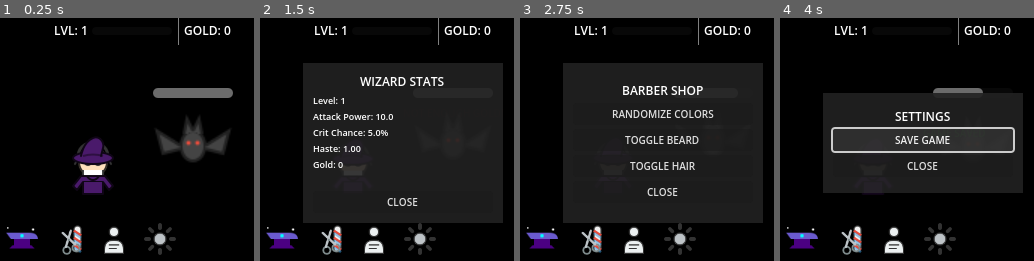
Above: before the commit, frames 1-4 (left to right).
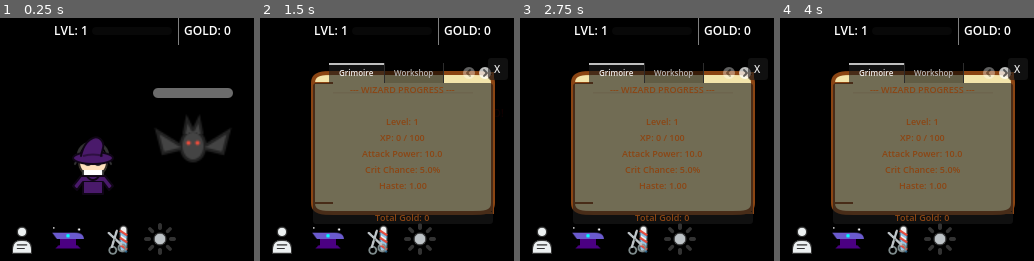
Above: after the commit, the same moments.

Repository: dgcarlucci/cast-lock
Game: Godot game, scene res://scenes/Main.tscn
Two runs of this game, one before a commit and one after it. Both use one fixed random seed, a clock stepped at 60 frames per second and the inputs below.
Inputs (mouse positions are in pixels of both pictures, inside the frame that each line leads up to; where the layout moved, square brackets give the same spot in the first picture):
- Up to frame 1 (0.25 s): no input
- Up to frame 2 (1.5 s): click (328, 239) [282, 239] at 0.5 s; click (282, 239) [374, 239] at 1.25 s
- Up to frame 3 (2.75 s): click (634, 239) [588, 239] at 2 s
- Up to frame 4 (4 s): click (940, 239) at 2.75 s; click (922, 139) at 3.5 s, where only the run before the commit has a clickable "SAVE GAME"

The runs differ from the first frame. In frame 1, 2.7% of the frame differs, in the area x 2-51%, y 85-98%; in frame 2, 51%, in the area x 2-96%, y 18-98%; in frame 3, 51%; in frame 4, 48%.

Commit message:
feat: unify UI into a central Grimoire book interface

Diff:
--- /dev/null
+++ b/resources/parchment_bg.svg
@@ -0,0 +1,11 @@
+<svg width="256" height="256" viewBox="0 0 256 256" fill="none" xmlns="http://www.w3.org/2000/svg">
+  <!-- Parchment/Paper texture -->
+  <path d="M20 30C20 20 30 20 40 20H216C226 20 236 20 236 30V226C236 236 226 236 216 236H40C30 236 20 236 20 226V30Z" fill="#f3e5ab" stroke="#8b4513" stroke-width="4"/>
+  <!-- Decorative corners -->
+  <path d="M20 50V30H40" stroke="#8b4513" stroke-width="2"/>
+  <path d="M216 20H236V40" stroke="#8b4513" stroke-width="2"/>
+  <path d="M20 206V226H40" stroke="#8b4513" stroke-width="2"/>
+  <path d="M216 236H236V216" stroke="#8b4513" stroke-width="2"/>
+  <!-- Subtle line details -->
+  <path d="M40 40H216" stroke="#8b4513" stroke-width="1" opacity="0.2"/>
+</svg>
--- a/scenes/UI_Overlay.tscn
+++ b/scenes/UI_Overlay.tscn
@@ -1,10 +1,11 @@
-[gd_scene load_steps=6 format=3]
+[gd_scene load_steps=7 format=3]
 
 [ext_resource type="Script" path="res://scripts/UI_Overlay.gd" id="1_x8b7o"]
 [ext_resource type="Texture2D" path="res://resources/anvil_icon.svg" id="2_j8b7n"]
 [ext_resource type="Texture2D" path="res://resources/barber_icon.svg" id="3_barber"]
 [ext_resource type="Texture2D" path="res://resources/stats_icon.svg" id="4_stats"]
 [ext_resource type="Texture2D" path="res://resources/gear_icon.svg" id="5_gear"]
+[ext_resource type="Texture2D" path="res://resources/parchment_bg.svg" id="6_bg"]
 
 [node name="UI_Overlay" type="Control"]
 layout_mode = 3
@@ -25,6 +26,7 @@
 
 [node name="LevelLabel" type="Label" parent="TopBar"]
 layout_mode = 2
+theme_override_colors/font_shadow_color = Color(0, 0, 0, 1)
 theme_override_font_sizes/font_size = 12
 text = "LVL: 1"
 
@@ -40,6 +42,7 @@
 
 [node name="GoldLabel" type="Label" parent="TopBar"]
 layout_mode = 2
+theme_override_colors/font_shadow_color = Color(0, 0, 0, 1)
 theme_override_font_sizes/font_size = 12
 text = "GOLD: 0"
 
@@ -55,6 +58,13 @@
 grow_vertical = 0
 theme_override_constants/separation = 8
 
+[node name="StatsButton" type="TextureButton" parent="ActionTray"]
+custom_minimum_size = Vector2(38, 38)
+layout_mode = 2
+texture_normal = ExtResource("4_stats")
+ignore_texture_size = true
+stretch_mode = 5
+
 [node name="CraftButton" type="TextureButton" parent="ActionTray"]
 custom_minimum_size = Vector2(38, 38)
 layout_mode = 2
@@ -66,13 +76,6 @@
 custom_minimum_size = Vector2(38, 38)
 layout_mode = 2
 texture_normal = ExtResource("3_barber")
-ignore_texture_size = true
-stretch_mode = 5
-
-[node name="StatsButton" type="TextureButton" parent="ActionTray"]
-custom_minimum_size = Vector2(38, 38)
-layout_mode = 2
-texture_normal = ExtResource("4_stats")
 ignore_texture_size = true
 stretch_mode = 5
 
@@ -102,16 +105,7 @@
 grow_horizontal = 2
 grow_vertical = 2
 
-[node name="Overlays" type="Control" parent="."]
-layout_mode = 1
-anchors_preset = 15
-anchor_right = 1.0
-anchor_bottom = 1.0
-grow_horizontal = 2
-grow_vertical = 2
-mouse_filter = 2
-
-[node name="CustomizationPanel" type="ColorRect" parent="Overlays"]
+[node name="Grimoire" type="Control" parent="."]
 visible = false
 layout_mode = 1
 anchors_preset = 8
@@ -119,198 +113,123 @@
 anchor_top = 0.5
 anchor_right = 0.5
 anchor_bottom = 0.5
-offset_left = -100.0
-offset_top = -80.0
-offset_right = 100.0
-offset_bottom = 80.0
-grow_horizontal = 2
-grow_vertical = 2
-color = Color(0.129412, 0.129412, 0.129412, 0.901961)
-
-[node name="VBox" type="VBoxContainer" parent="Overlays/CustomizationPanel"]
+offset_left = -110.0
+offset_top = -90.0
+offset_right = 110.0
+offset_bottom = 90.0
+grow_horizontal = 2
+grow_vertical = 2
+
+[node name="Background" type="NinePatchRect" parent="Grimoire"]
 layout_mode = 1
 anchors_preset = 15
 anchor_right = 1.0
 anchor_bottom = 1.0
-offset_left = 10.0
-offset_top = 10.0
-offset_right = -10.0
-offset_bottom = -10.0
-grow_horizontal = 2
-grow_vertical = 2
+grow_horizontal = 2
+grow_vertical = 2
+texture = ExtResource("6_bg")
+patch_margin_left = 40
+patch_margin_top = 40
+patch_margin_right = 40
+patch_margin_bottom = 40
+
+[node name="Margin" type="MarginContainer" parent="Grimoire"]
+layout_mode = 1
+anchors_preset = 15
+anchor_right = 1.0
+anchor_bottom = 1.0
+grow_horizontal = 2
+grow_vertical = 2
+theme_override_constants/margin_left = 20
+theme_override_constants/margin_top = 20
+theme_override_constants/margin_right = 20
+theme_override_constants/margin_bottom = 20
+
+[node name="TabContainer" type="TabContainer" parent="Grimoire/Margin"]
+layout_mode = 2
+theme_override_font_sizes/font_size = 8
+tab_alignment = 1
+
+[node name="Grimoire" type="VBoxContainer" parent="Grimoire/Margin/TabContainer"]
+layout_mode = 2
+
+[node name="StatsLabel" type="Label" parent="Grimoire/Margin/TabContainer/Grimoire"]
+layout_mode = 2
+theme_override_colors/font_color = Color(0.545098, 0.270588, 0.0745098, 1)
+theme_override_font_sizes/font_size = 9
+text = "Level: 1
+Atk: 10
+Crit: 5%"
+horizontal_alignment = 1
+
+[node name="Workshop" type="VBoxContainer" parent="Grimoire/Margin/TabContainer"]
+visible = false
+layout_mode = 2
+
+[node name="CraftButtonInside" type="Button" parent="Grimoire/Margin/TabContainer/Workshop"]
+layout_mode = 2
+theme_override_font_sizes/font_size = 10
+text = "CRAFT ITEM (10G)"
+
+[node name="LootLogLabel" type="Label" parent="Grimoire/Margin/TabContainer/Workshop"]
+layout_mode = 2
+size_flags_vertical = 3
+theme_override_colors/font_color = Color(0.545098, 0.270588, 0.0745098, 1)
+theme_override_font_sizes/font_size = 8
+text = "- No recent loot"
+horizontal_alignment = 1
+vertical_alignment = 1
+
+[node name="Barber" type="VBoxContainer" parent="Grimoire/Margin/TabContainer"]
+visible = false
+layout_mode = 2
 alignment = 1
 
-[node name="Label" type="Label" parent="Overlays/CustomizationPanel/VBox"]
-layout_mode = 2
-theme_override_font_sizes/font_size = 12
-text = "BARBER SHOP"
-horizontal_alignment = 1
-
-[node name="RandomizeButton" type="Button" parent="Overlays/CustomizationPanel/VBox"]
+[node name="RandomizeButton" type="Button" parent="Grimoire/Margin/TabContainer/Barber"]
+layout_mode = 2
+theme_override_font_sizes/font_size = 9
+text = "RANDOMIZE COLORS"
+
+[node name="BeardToggle" type="Button" parent="Grimoire/Margin/TabContainer/Barber"]
+layout_mode = 2
+theme_override_font_sizes/font_size = 9
+text = "TOGGLE BEARD"
+
+[node name="HairToggle" type="Button" parent="Grimoire/Margin/TabContainer/Barber"]
+layout_mode = 2
+theme_override_font_sizes/font_size = 9
+text = "TOGGLE HAIR"
+
+[node name="Library" type="VBoxContainer" parent="Grimoire/Margin/TabContainer"]
+visible = false
+layout_mode = 2
+alignment = 1
+
+[node name="SaveButton" type="Button" parent="Grimoire/Margin/TabContainer/Library"]
 layout_mode = 2
 theme_override_font_sizes/font_size = 10
-text = "RANDOMIZE COLORS"
-
-[node name="BeardToggle" type="Button" parent="Overlays/CustomizationPanel/VBox"]
-layout_mode = 2
-theme_override_font_sizes/font_size = 10
-text = "TOGGLE BEARD"
-
-[node name="HairToggle" type="Button" parent="Overlays/CustomizationPanel/VBox"]
-layout_mode = 2
-theme_override_font_sizes/font_size = 10
-text = "TOGGLE HAIR"
-
-[node name="CloseButton" type="Button" parent="Overlays/CustomizationPanel/VBox"]
-layout_mode = 2
-theme_override_font_sizes/font_size = 10
-text = "CLOSE"
-
-[node name="StatsPanel" type="ColorRect" parent="Overlays"]
-visible = false
-layout_mode = 1
-anchors_preset = 8
-anchor_left = 0.5
-anchor_top = 0.5
-anchor_right = 0.5
-anchor_bottom = 0.5
-offset_left = -100.0
-offset_top = -80.0
-offset_right = 100.0
-offset_bottom = 80.0
-grow_horizontal = 2
-grow_vertical = 2
-color = Color(0.129412, 0.129412, 0.129412, 0.901961)
-
-[node name="VBox" type="VBoxContainer" parent="Overlays/StatsPanel"]
-layout_mode = 1
-anchors_preset = 15
-anchor_right = 1.0
-anchor_bottom = 1.0
-offset_left = 10.0
-offset_top = 10.0
-offset_right = -10.0
-offset_bottom = -10.0
-grow_horizontal = 2
-grow_vertical = 2
-
-[node name="Title" type="Label" parent="Overlays/StatsPanel/VBox"]
-layout_mode = 2
-theme_override_font_sizes/font_size = 12
-text = "WIZARD STATS"
-horizontal_alignment = 1
-
-[node name="Scroll" type="ScrollContainer" parent="Overlays/StatsPanel/VBox"]
-layout_mode = 2
-size_flags_vertical = 3
-
-[node name="StatsLabel" type="Label" parent="Overlays/StatsPanel/VBox/Scroll"]
-layout_mode = 2
-theme_override_font_sizes/font_size = 9
-text = "Atk: 10
-Crit: 5%
-Haste: 1.0"
-
-[node name="CloseButton" type="Button" parent="Overlays/StatsPanel/VBox"]
-layout_mode = 2
-theme_override_font_sizes/font_size = 10
-text = "CLOSE"
-
-[node name="CraftingPanel" type="ColorRect" parent="Overlays"]
-visible = false
-layout_mode = 1
-anchors_preset = 3
+text = "SAVE GAME"
+
+[node name="CloseButton" type="Button" parent="Grimoire"]
+layout_mode = 1
+anchors_preset = 1
 anchor_left = 1.0
-anchor_top = 1.0
-anchor_right = 1.0
-anchor_bottom = 1.0
-offset_left = -140.0
-offset_top = -120.0
-offset_right = -10.0
-offset_bottom = -10.0
-grow_horizontal = 0
-grow_vertical = 0
-color = Color(0.129412, 0.129412, 0.129412, 0.627451)
-
-[node name="VBox" type="VBoxContainer" parent="Overlays/CraftingPanel"]
-layout_mode = 1
-anchors_preset = 15
-anchor_right = 1.0
-anchor_bottom = 1.0
-offset_left = 5.0
+anchor_right = 1.0
+offset_left = -25.0
 offset_top = 5.0
 offset_right = -5.0
-offset_bottom = -5.0
-grow_horizontal = 2
-grow_vertical = 2
-
-[node name="Label" type="Label" parent="Overlays/CraftingPanel/VBox"]
-layout_mode = 2
+offset_bottom = 25.0
+grow_horizontal = 0
 theme_override_font_sizes/font_size = 10
-text = "RECENT CRAFTS"
-horizontal_alignment = 1
-
-[node name="LootLogLabel" type="Label" parent="Overlays/CraftingPanel/VBox"]
-layout_mode = 2
-size_flags_vertical = 3
-theme_override_constants/line_spacing = -2
-theme_override_font_sizes/font_size = 8
-text = "- None"
-vertical_alignment = 2
-
-[node name="SettingsPanel" type="ColorRect" parent="Overlays"]
-visible = false
-layout_mode = 1
-anchors_preset = 8
-anchor_left = 0.5
-anchor_top = 0.5
-anchor_right = 0.5
-anchor_bottom = 0.5
-offset_left = -100.0
-offset_top = -50.0
-offset_right = 100.0
-offset_bottom = 50.0
-grow_horizontal = 2
-grow_vertical = 2
-color = Color(0.129412, 0.129412, 0.129412, 0.901961)
-
-[node name="VBox" type="VBoxContainer" parent="Overlays/SettingsPanel"]
-layout_mode = 1
-anchors_preset = 15
-anchor_right = 1.0
-anchor_bottom = 1.0
-offset_left = 10.0
-offset_top = 10.0
-offset_right = -10.0
-offset_bottom = -10.0
-grow_horizontal = 2
-grow_vertical = 2
-alignment = 1
-
-[node name="Label" type="Label" parent="Overlays/SettingsPanel/VBox"]
-layout_mode = 2
-theme_override_font_sizes/font_size = 12
-text = "SETTINGS"
-horizontal_alignment = 1
-
-[node name="SaveButton" type="Button" parent="Overlays/SettingsPanel/VBox"]
-layout_mode = 2
-theme_override_font_sizes/font_size = 10
-text = "SAVE GAME"
-
-[node name="CloseButton" type="Button" parent="Overlays/SettingsPanel/VBox"]
-layout_mode = 2
-theme_override_font_sizes/font_size = 10
-text = "CLOSE"
-
+text = "X"
+
+[connection signal="pressed" from="ActionTray/StatsButton" to="." method="_on_stats_button_pressed"]
 [connection signal="pressed" from="ActionTray/CraftButton" to="." method="_on_craft_button_pressed"]
 [connection signal="pressed" from="ActionTray/CustomizeButton" to="." method="_on_customize_button_pressed"]
-[connection signal="pressed" from="ActionTray/StatsButton" to="." method="_on_stats_button_pressed"]
 [connection signal="pressed" from="ActionTray/SettingsButton" to="." method="_on_settings_button_pressed"]
-[connection signal="pressed" from="Overlays/CustomizationPanel/VBox/RandomizeButton" to="." method="_on_randomize_button_pressed"]
-[connection signal="pressed" from="Overlays/CustomizationPanel/VBox/BeardToggle" to="." method="_on_beard_toggle_pressed"]
-[connection signal="pressed" from="Overlays/CustomizationPanel/VBox/HairToggle" to="." method="_on_hair_toggle_pressed"]
-[connection signal="pressed" from="Overlays/CustomizationPanel/VBox/CloseButton" to="." method="_on_close_button_pressed"]
-[connection signal="pressed" from="Overlays/StatsPanel/VBox/CloseButton" to="." method="_on_close_button_pressed"]
-[connection signal="pressed" from="Overlays/SettingsPanel/VBox/SaveButton" to="." method="_on_save_button_pressed"]
-[connection signal="pressed" from="Overlays/SettingsPanel/VBox/CloseButton" to="." method="_on_close_button_pressed"]
+[connection signal="pressed" from="Grimoire/Margin/TabContainer/Workshop/CraftButtonInside" to="." method="_on_craft_button_pressed"]
+[connection signal="pressed" from="Grimoire/Margin/TabContainer/Barber/RandomizeButton" to="." method="_on_randomize_button_pressed"]
+[connection signal="pressed" from="Grimoire/Margin/TabContainer/Barber/BeardToggle" to="." method="_on_beard_toggle_pressed"]
+[connection signal="pressed" from="Grimoire/Margin/TabContainer/Barber/HairToggle" to="." method="_on_hair_toggle_pressed"]
+[connection signal="pressed" from="Grimoire/Margin/TabContainer/Library/SaveButton" to="." method="_on_save_button_pressed"]
+[connection signal="pressed" from="Grimoire/CloseButton" to="." method="_on_close_button_pressed"]
--- a/scripts/UI_Overlay.gd
+++ b/scripts/UI_Overlay.gd
@@ -9,45 +9,45 @@
 @onready var enemy_health_bar = $PlaterBar
 @onready var floating_text_container = $FloatingTextContainer
 
-@onready var customization_panel = $Overlays/CustomizationPanel
-@onready var stats_panel = $Overlays/StatsPanel
-@onready var settings_panel = $Overlays/SettingsPanel
-@onready var crafting_panel = $Overlays/CraftingPanel
-@onready var loot_log_label = $Overlays/CraftingPanel/VBox/LootLogLabel
-@onready var stats_label = $Overlays/StatsPanel/VBox/Scroll/StatsLabel
+@onready var grimoire = $Grimoire
+@onready var tab_container = $Grimoire/Margin/TabContainer
+@onready var stats_label = $Grimoire/Margin/TabContainer/Grimoire/StatsLabel
+@onready var loot_log_label = $Grimoire/Margin/TabContainer/Workshop/LootLogLabel
 
 var loot_log: Array = []
 
 func _ready():
 	update_stats()
+	grimoire.visible = false
 
 func _on_craft_button_pressed():
+	# If grimoire is closed, open it to Workshop.
+	# If already open, just emit the signal (it's called from the inside button too)
+	if not grimoire.visible:
+		grimoire.visible = true
+		tab_container.current_tab = 1 # Workshop
+
 	craft_pressed.emit()
 
 func _on_customize_button_pressed():
-	_close_all_panels()
-	customization_panel.visible = true
+	grimoire.visible = true
+	tab_container.current_tab = 2 # Barber
 
 func _on_stats_button_pressed():
-	_close_all_panels()
+	grimoire.visible = true
+	tab_container.current_tab = 0 # Grimoire (Stats)
 	update_stats()
-	stats_panel.visible = true
 
 func _on_settings_button_pressed():
-	_close_all_panels()
-	settings_panel.visible = true
+	grimoire.visible = true
+	tab_container.current_tab = 3 # Library (Settings)
 
 func _on_close_button_pressed():
-	_close_all_panels()
+	grimoire.visible = false
 
 func _on_save_button_pressed():
 	StatsManager.save_stats()
 	show_floating_text("GAME SAVED", Color.GREEN)
-
-func _close_all_panels():
-	customization_panel.visible = false
-	stats_panel.visible = false
-	settings_panel.visible = false
 
 func _on_randomize_button_pressed():
 	var stats = StatsManager.stats
@@ -69,26 +69,30 @@
 
 func update_stats():
 	var stats = StatsManager.stats
+	if not stats: return
+
 	gold_label.text = "GOLD: " + str(int(stats.gold))
 	level_label.text = "LVL: " + str(stats.level)
 
 	xp_bar.max_value = StatsManager.get_xp_needed()
 	xp_bar.value = stats.xp
 
-	stats_label.text = "Level: %d\n" % stats.level
+	stats_label.text = "--- WIZARD PROGRESS ---\n\n"
+	stats_label.text += "Level: %d\n" % stats.level
+	stats_label.text += "XP: %d / %d\n" % [stats.xp, StatsManager.get_xp_needed()]
 	stats_label.text += "Attack Power: %.1f\n" % stats.attack_power
 	stats_label.text += "Crit Chance: %.1f%%\n" % (stats.crit_chance * 100.0)
 	stats_label.text += "Haste: %.2f\n" % stats.haste
-	stats_label.text += "Gold: %d" % int(stats.gold)
+	stats_label.text += "\nTotal Gold: %d" % int(stats.gold)
 
 func update_enemy_health(current, max_hp):
 	enemy_health_bar.max_value = max_hp
 	enemy_health_bar.value = current
 
 func add_loot_entry(entry_text):
-	crafting_panel.visible = true
+	# Don't auto-open grimoire on loot, just update it
 	loot_log.push_front(entry_text)
-	if loot_log.size() > 8:
+	if loot_log.size() > 10:
 		loot_log.pop_back()
 
 	var log_text = ""
@@ -101,6 +105,8 @@
 	label.text = text
 	label.add_theme_color_override("font_color", color)
 	label.add_theme_font_size_override("font_size", 10)
+	label.add_theme_color_override("font_outline_color", Color.BLACK)
+	label.add_theme_constant_override("outline_size", 4)
 	floating_text_container.add_child(label)
 
 	var tween = get_tree().create_tween()
Not shown, added: resources/gear_icon.svg.import
Not shown, added: resources/parchment_bg.svg.import
Not shown, added: resources/stats_icon.svg.import
